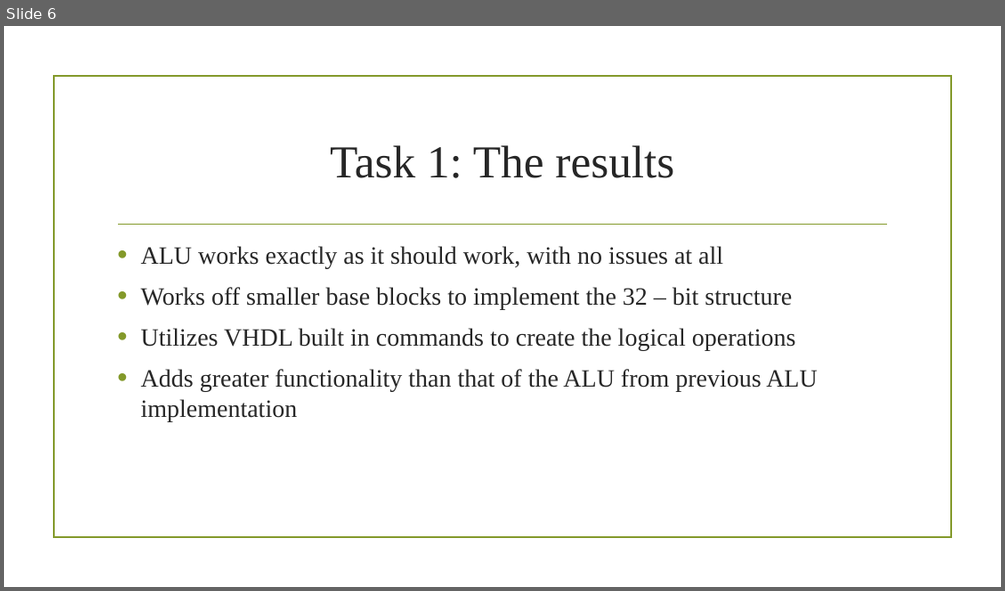
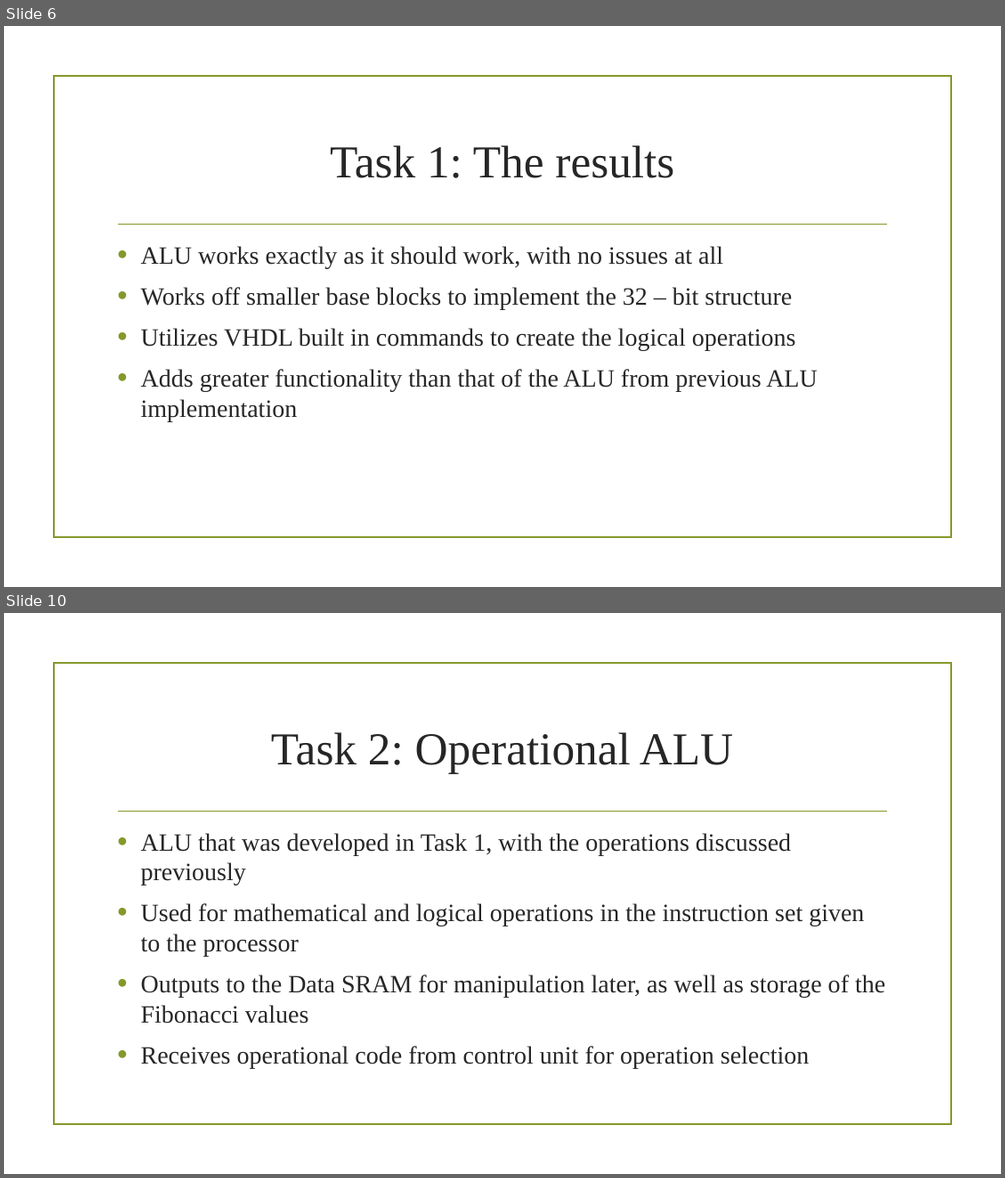
Before and after one commit to Astalidan/LiProject, a slide deck: Documentation/Li_Project_PowerPoint.pptx. Shown one above the other, each under a label of ours: slide 6 before the commit, slides 6 and 10 after it; the slides between them are not shown. The pictures are 1005x591 and 1005x1178 pixels, drawn with LibreOffice and Linux fonts; fonts in the diff are those of the drawing; background and template pictures are left out. Boxes give left, top, right and bottom in pixels: in the first picture for what was removed or moved away, otherwise in the second. Text is boxed around its words. In the diff, an @@ line names an element or a change of style, - is before the commit and + after.

```diff
--- a/Documentation/Li_Project_PowerPoint.pptx
+++ b/Documentation/Li_Project_PowerPoint.pptx
@@ slide 10 added at [4,613,1001,1174], background picture (left out); not listed: 2 template elements that a slide beside it also shows @@
@@ title added at [271,732,733,774], 44 pt, text #262626 @@
+Task 2: Operational ALU
@@ text added at [141,833,885,1069], 24 pt, text #262626 @@
+• ALU that was developed in Task 1, with the operations discussed previously
+• Used for mathematical and logical operations in the instruction set given to the processor
+• Outputs to the Data SRAM for manipulation later, as well as storage of the Fibonacci values
+• Receives operational code from control unit for operation selection
```
Also in this commit, not shown: 13 other slides added.
